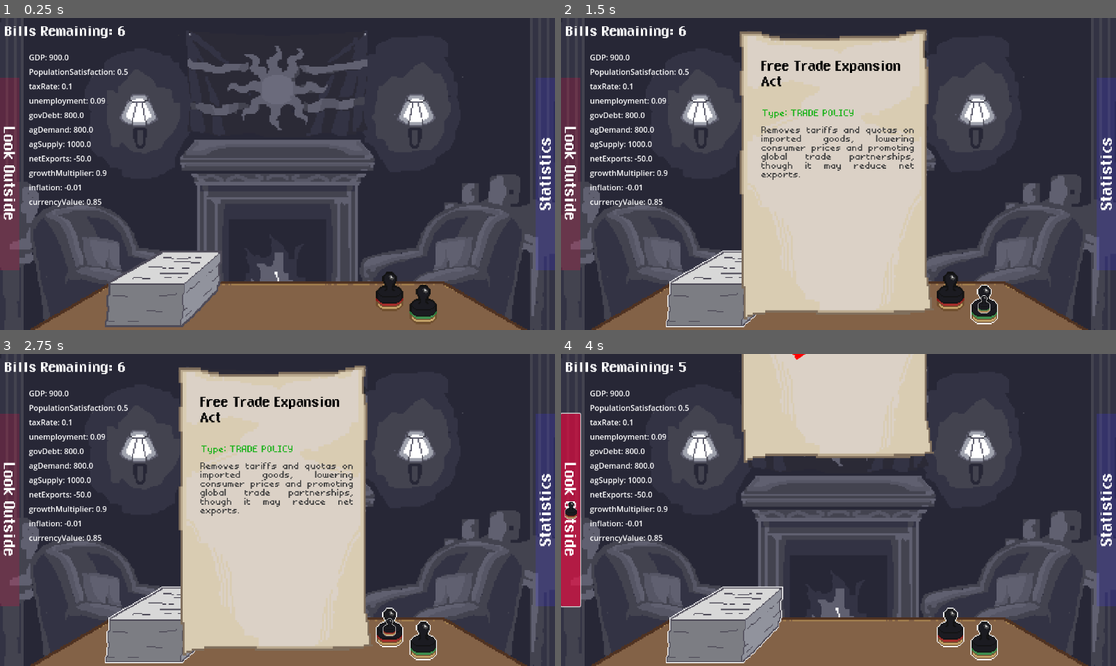
Above: before the commit, frames 1-4 (two rows, left to right).
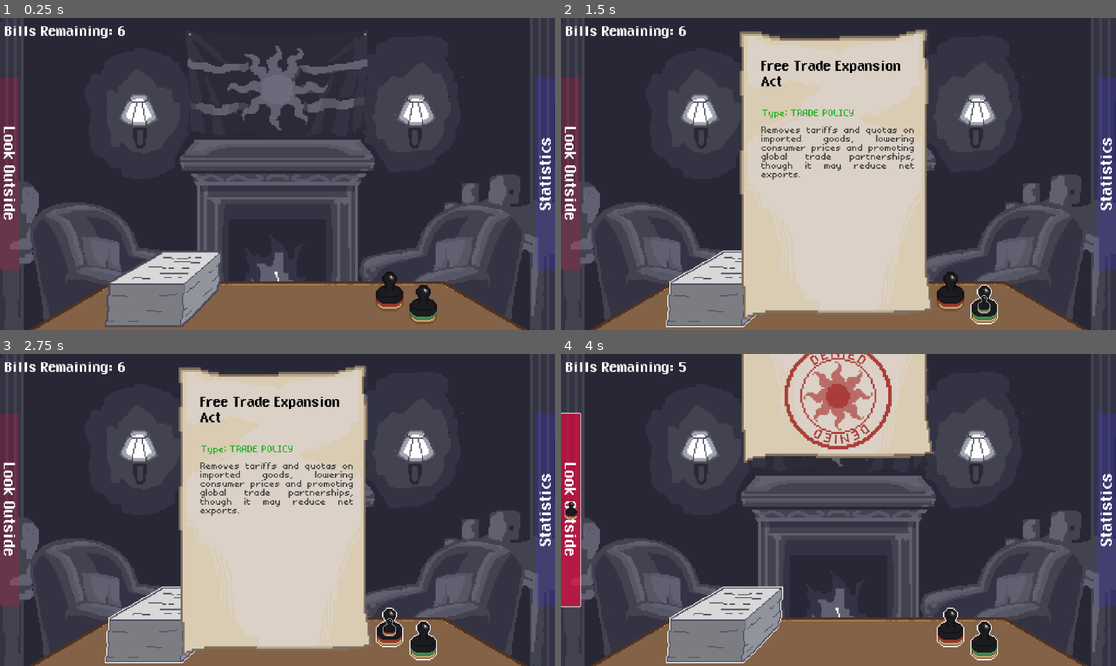
Above: after the commit, the same moments.

Repository: thefirstmine/policies-please
Game: Godot game, scene res://scenes/main_game.tscn
Two runs of this game, one before a commit and one after it. Both use one fixed random seed, a clock stepped at 60 frames per second and the inputs below.
Inputs (mouse positions are in pixels of both pictures, inside the frame that each line leads up to):
- Up to frame 1 (0.25 s): no input
- Up to frame 2 (1.5 s): click (727, 289) at 0.5 s; click (982, 301) at 1.25 s
- Up to frame 3 (2.75 s): click (388, 625) at 2 s
- Up to frame 4 (4 s): click "Free Trade Expansion Act" at 2.75 s; click "Look Outside" at 3.5 s

The runs differ from the first frame. In frame 1, 1.4% of the frame differs, in the area x 5-24%, y 11-61%; in frame 2, 1.4%; in frame 3, 1.4%; in frame 4, 3.7%, in the area x 5-60%, y 0-61%.

Commit message:
Changed Stamp Assets to Alexis' version

Diff:
--- a/scenes/main_game.tscn
+++ b/scenes/main_game.tscn
@@ -203,6 +203,7 @@
 visible = false
 
 [node name="DeveloperStats" parent="Canvas" instance=ExtResource("3_ygxny")]
+visible = false
 offset_left = 60.165
 offset_top = 69.755
 offset_right = 60.165
--- a/scenes/passing_policies_screen.tscn
+++ b/scenes/passing_policies_screen.tscn
@@ -101,19 +101,20 @@
 
 [node name="Stamp" type="TextureRect" parent="Paper"]
 visible = false
+texture_filter = 1
 layout_mode = 1
 anchors_preset = 8
 anchor_left = 0.5
 anchor_top = 0.5
 anchor_right = 0.5
 anchor_bottom = 0.5
-offset_left = -78.0
-offset_top = -64.0
-offset_right = 1022.0
-offset_bottom = 779.0
+offset_left = -128.0
+offset_top = -34.23
+offset_right = 872.0
+offset_bottom = 965.77
 grow_horizontal = 2
 grow_vertical = 2
-scale = Vector2(0.14, 0.14)
+scale = Vector2(0.255, 0.255)
 texture = ExtResource("4_6xion")
 
 [connection signal="button_down" from="Paper" to="." method="_on_paper_button_down"]
--- a/scenes/year_results.tscn
+++ b/scenes/year_results.tscn
@@ -226,6 +226,7 @@
 
 [node name="Stats" type="Panel" parent="."]
 self_modulate = Color(1, 1, 1, 0)
+layout_mode = 0
 offset_left = 475.0
 offset_top = 155.0
 offset_right = 1363.68
Binary file changed: assets/Art/Approved.png
Binary file changed: assets/Art/Denied.png
